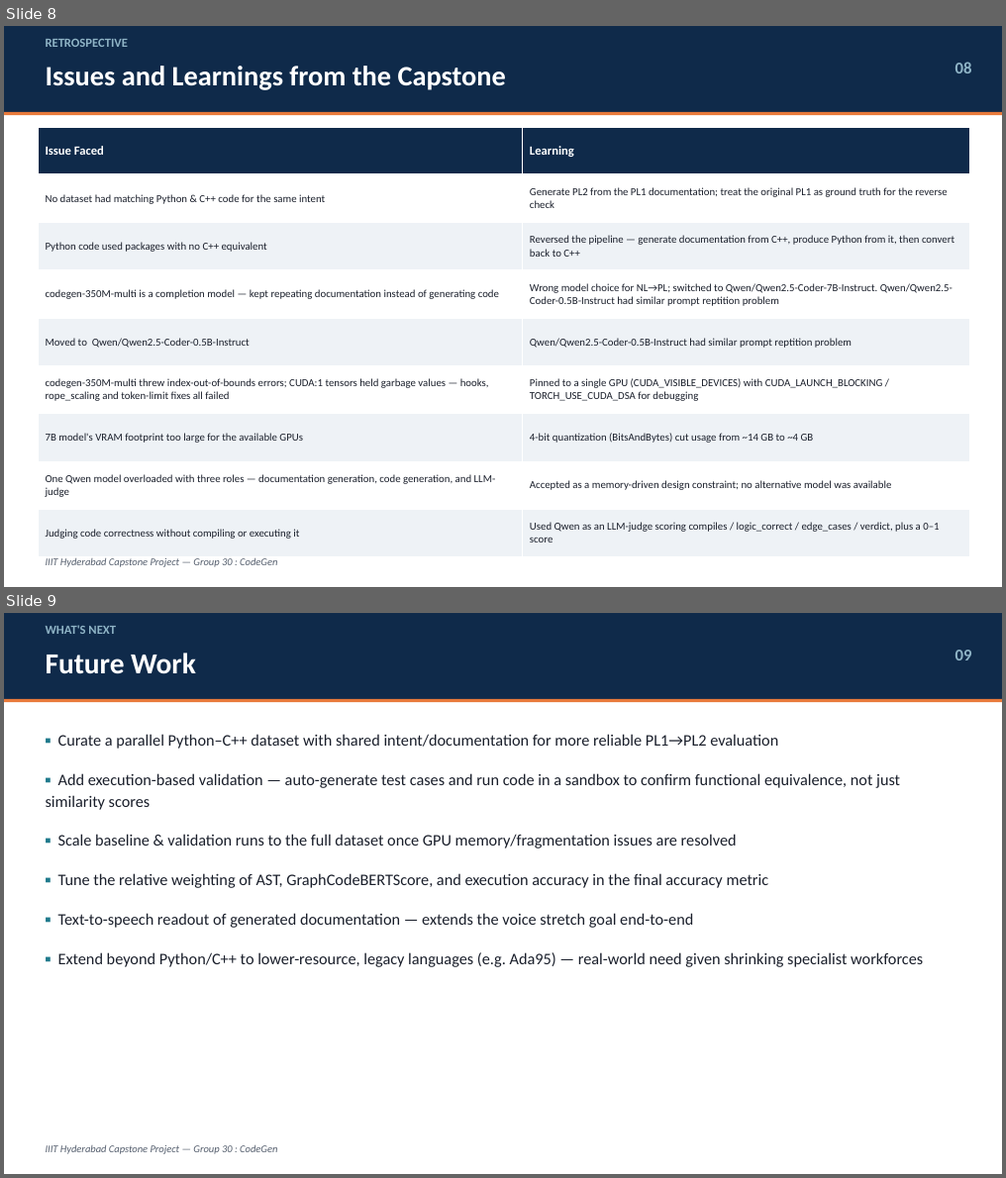
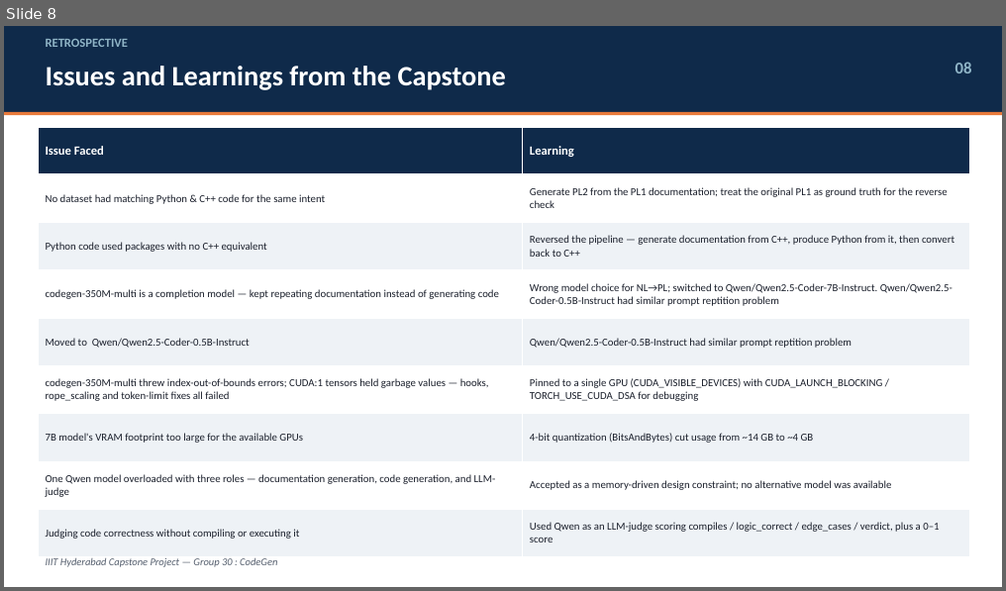
Before and after one commit to nayanjha16/CodeGen-Implementations-May_26, a slide deck: Group-30/Presentation/Group30-CodeGen-Capstone-Presentation_Final.pptx. Shown one above the other, each under a label of ours: slides 8 and 9 before the commit, slide 8 after it. The pictures are 1006x1178 and 1006x591 pixels, drawn with LibreOffice and Linux fonts; fonts in the diff are those of the drawing. Boxes give left, top, right and bottom in pixels: in the first picture for what was removed or moved away, otherwise in the second. Text is boxed around its words. In the diff, an @@ line names an element or a change of style, - is before the commit and + after.

```diff
--- a/Group-30/Presentation/Group30-CodeGen-Capstone-Presentation_Final.pptx
+++ b/Group-30/Presentation/Group30-CodeGen-Capstone-Presentation_Final.pptx
@@ slide 9 removed at box(4, 613, 1002, 1174), background #FFFFFF @@
@@ rectangle removed at box(4, 613, 1002, 699) @@
@@ text removed at box(46, 625, 116, 634) @@
-WHAT'S NEXT
@@ text removed at box(46, 653, 196, 674) @@
-Future Work
@@ text removed at box(955, 650, 972, 661) @@
-09
@@ rectangle removed at box(4, 699, 1002, 702) @@
@@ text removed at box(46, 734, 923, 967) @@
-▪ Curate a parallel Python–C++ dataset with shared intent/documentation for more reliable PL1→PL2 evaluation
-▪ Add execution-based validation — auto-generate test cases and run code in a sandbox to confirm functional equivalence, not just similarity scores
-▪ Scale baseline & validation runs to the full dataset once GPU memory/fragmentation issues are resolved
-▪ Tune the relative weighting of AST, GraphCodeBERTScore, and execution accuracy in the final accuracy metric
-▪ Text-to-speech readout of generated documentation — extends the voice stretch goal end-to-end
-▪ Extend beyond Python/C++ to lower-resource, legacy languages (e.g. Ada95) — real-world need given shrinking specialist workforces
@@ text removed at box(46, 1146, 277, 1155) @@
-IIIT Hyderabad Capstone Project — Group 30 : CodeGen
```
Also in this commit, not shown: 1 slide changed.
